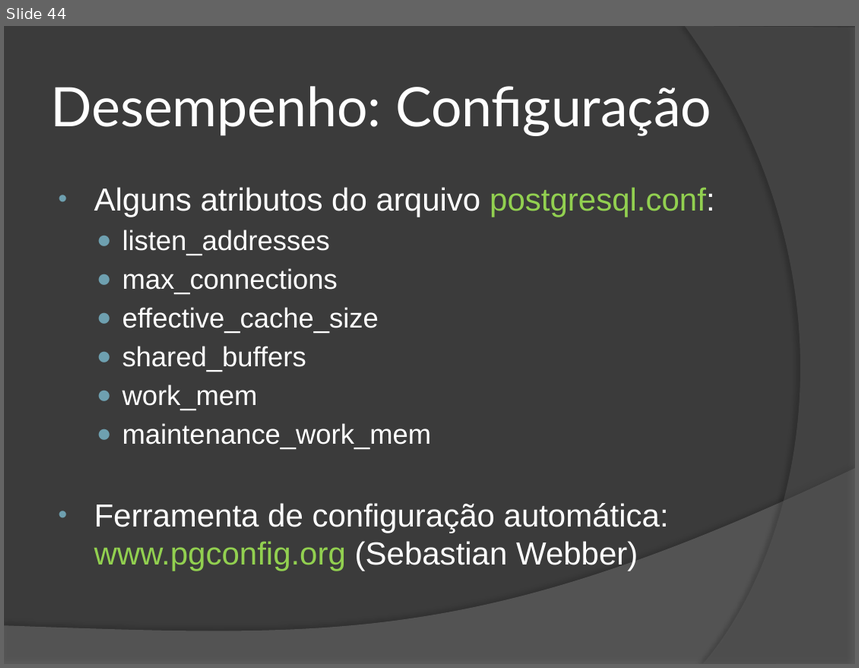
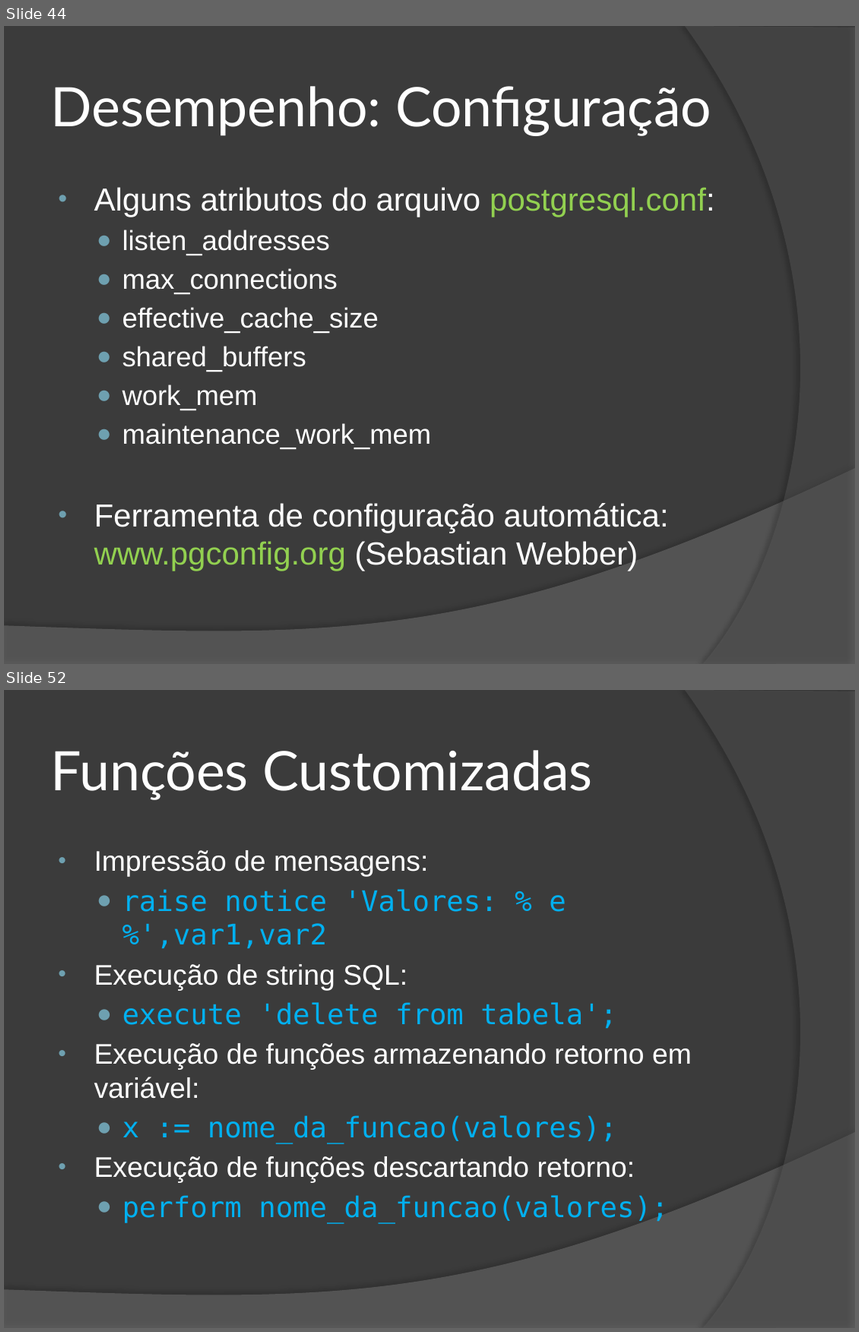
Before and after one commit to wind39/wind39.github.io, a slide deck: curso/modulo3capitulo5.pptx. Shown one above the other, each under a label of ours: slide 44 before the commit, slides 44 and 52 after it; the slides between them are not shown. The pictures are 859x668 and 859x1332 pixels, drawn with LibreOffice and Linux fonts; fonts in the diff are those of the drawing. Boxes give left, top, right and bottom in pixels: in the first picture for what was removed or moved away, otherwise in the second. Text is boxed around its words. In the diff, an @@ line names an element or a change of style, - is before the commit and + after.

```diff
--- a/curso/modulo3capitulo5.pptx
+++ b/curso/modulo3capitulo5.pptx
@@ slide 52 added at [4, 690, 855, 1328], background #3B3B3B; not listed: 2 template elements that a slide beside it also shows @@
@@ title added at [51, 750, 593, 800], 46 pt, text #FFFFFF @@
+Funções Customizadas
@@ text added at [94, 850, 692, 1224], 24 pt, text #FFFFFF @@
+• Impressão de mensagens:
+  ● raise notice 'Valores: % e %',var1,var2
+• Execução de string SQL:
+  ● execute 'delete from tabela';
+• Execução de funções armazenando retorno em variável:
+  ● x := nome_da_funcao(valores);
+• Execução de funções descartando retorno:
+  ● perform nome_da_funcao(valores);
```
Also in this commit, not shown: 2 slides changed, 7 other slides added, 2 other files.
